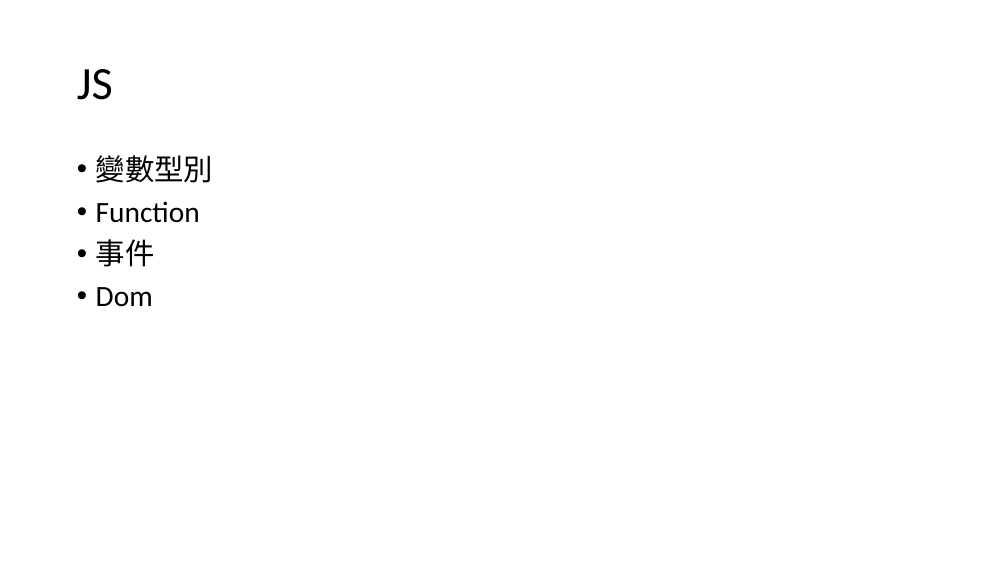
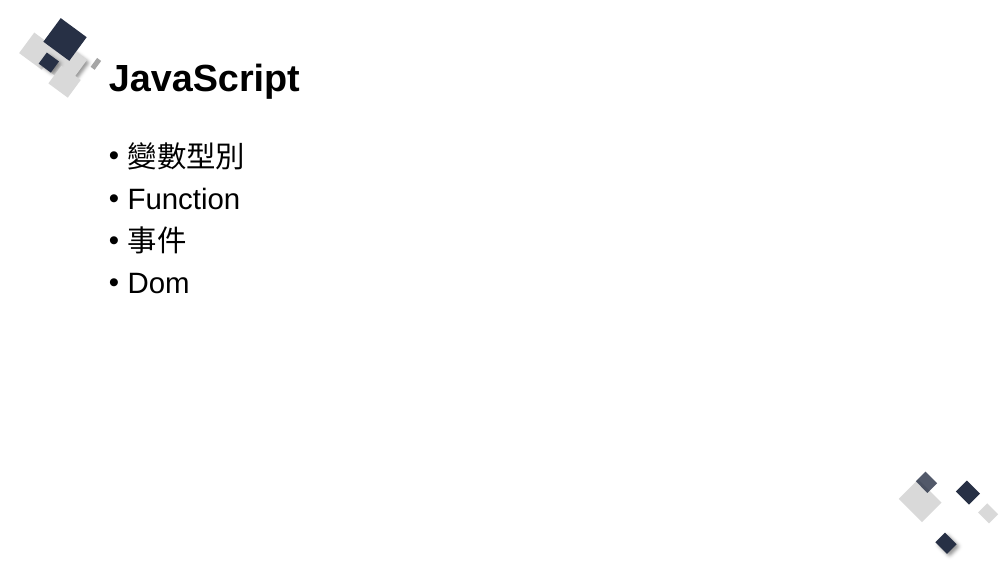
Before and after one commit to Q81JIAXIONG/-, a slide deck: slide 21 of 投影片/1.網頁基礎.pptx (slide 15 before the commit). Drawn at 1008x567 pixels with LibreOffice and Linux fonts; fonts in the diff are those of the drawing. Boxes give left, top, right and bottom in pixels: in the first picture for what was removed or moved away, otherwise in the second. Text is boxed around its words. In the diff, an @@ line names an element or a change of style, - is before the commit and + after.

```diff
--- a/投影片/1.網頁基礎.pptx
+++ b/投影片/1.網頁基礎.pptx
@@ group added at [20, 18, 102, 97]: 8 rectangles @@
@@ title removed at [77, 69, 113, 100] @@
-JS
@@ title added at [109, 63, 300, 98], 36 pt, text #000000, bold @@
+JavaScript
@@ text "變數型別": place and size @@
-text "變數型別" at [96, 155, 213, 307]
+text "變數型別" at [128, 142, 245, 294]
@@ text "變數型別" at [128, 142, 245, 294]: font Calibri to Arial @@
@@ group added at [899, 472, 999, 554]: 5 rectangles @@
```
Also in this commit, not shown: 11 other slides changed, 15 slides added, 8 slides removed, 16 other files.
